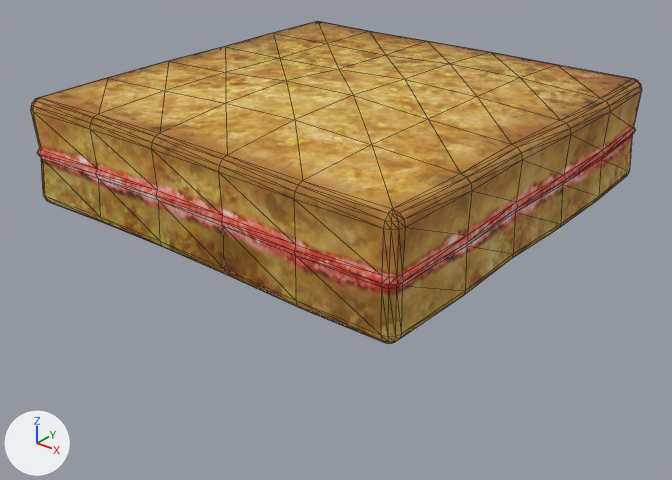
The FBX model Holding-Pen/Tile-Blank.FBX, before and after one commit.
One viewpoint serves both versions: a 50 mm lens placed at (0.504, -0.645, 0.244), pointed at (0.006, -0.022, -0.143). The axes (+X, +Y, +Z) are drawn at lower left. The lights are the same throughout. Mesh edges are drawn as thin lines. Where no turn or scale is listed for an object, it has been applied to the vertices.

Before the edit, the objects in view are built like this:
```python
mat_tile_cake_mat = principled_material('Tile-Cake-MAT')
mat_tile_cake_mat.texture = img_tile_unpainted_png
mat_tile_cake_mat.roughness = 0.859
me_mesh = bpy.data.meshes.new('Mesh')
me_mesh.from_pydata(...)  # 360 vertices, 716 faces; spans x -0.203..0.203, y -0.203..0.202, z -0.11..0.01
me_mesh.materials.append(mat_tile_cake_mat)  # picture img_tile_unpainted_png
ob_tile_cake = bpy.data.objects.new('Tile-Cake', me_mesh)
ob_tile_cake.location = (0.0, 0.0, 0.0)
```
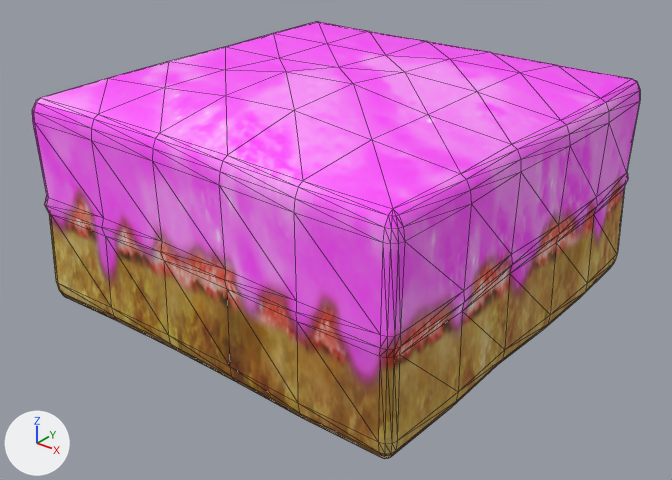
What differs and where, as boxes [x1, y1, x2, y2] in the pictures (672 x 480 px; the box of a moved part takes in the faces that stretch with it):
'Tile-Cake', surface changed, mesh rescaled (brown to pink, 35% taller)
    before: [30, 21, 642, 344]
    after: [32, 21, 640, 459]
part 1 of me_mesh, moved or reshaped
    before: [30, 22, 642, 344]
    after: [32, 41, 640, 459]

The change in detail:
Picture 'Tile-Painted.png' (img_tile_painted_png) is new.
Material 'Tile-Cake-MAT' (mat_tile_cake_mat) changes its picture from img_tile_unpainted_png to img_tile_painted_png.
me_mesh has 360 vertices, 716 faces and spans x -0.203..0.203, y -0.203..0.202, z -0.11..0.01.
me_mesh is used by ob_tile_cake; location (0.0, 0.0, 0.0).
me_mesh part 1: the whole mesh is scaled about the mesh origin by (1, 1, 2).
